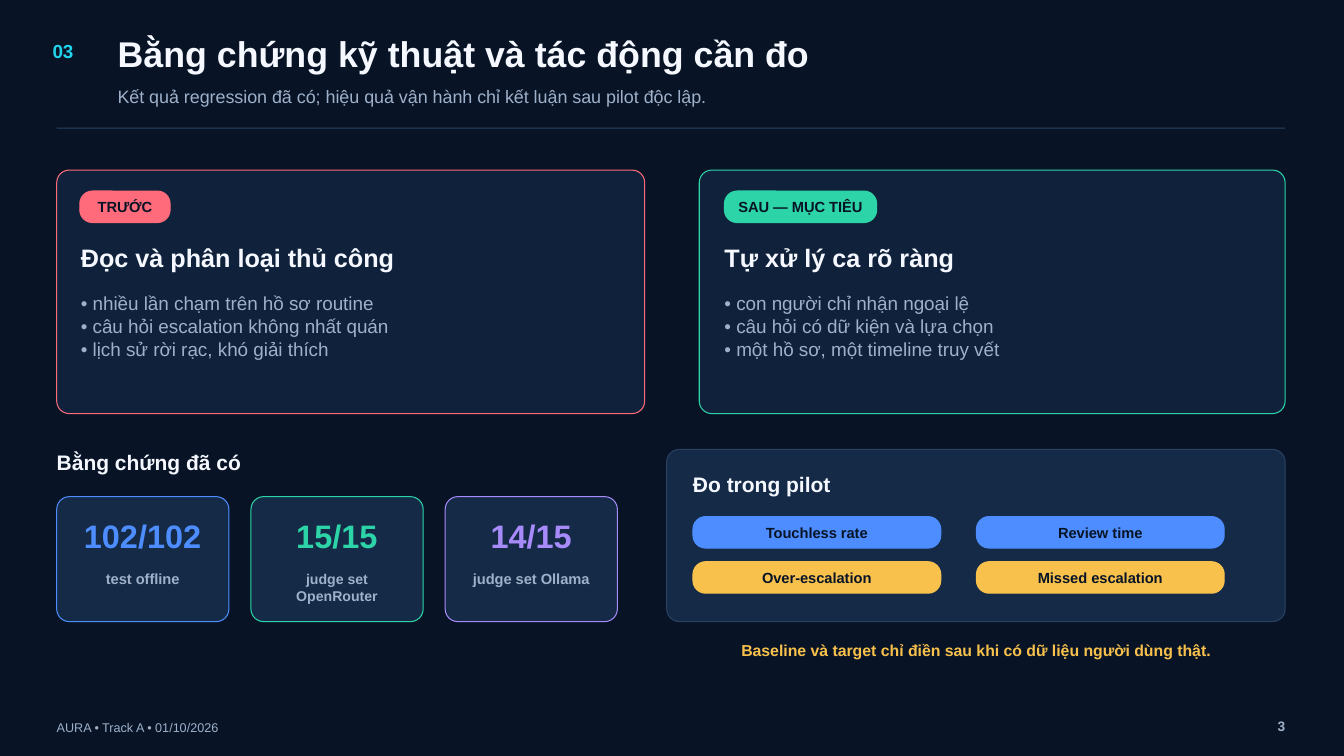
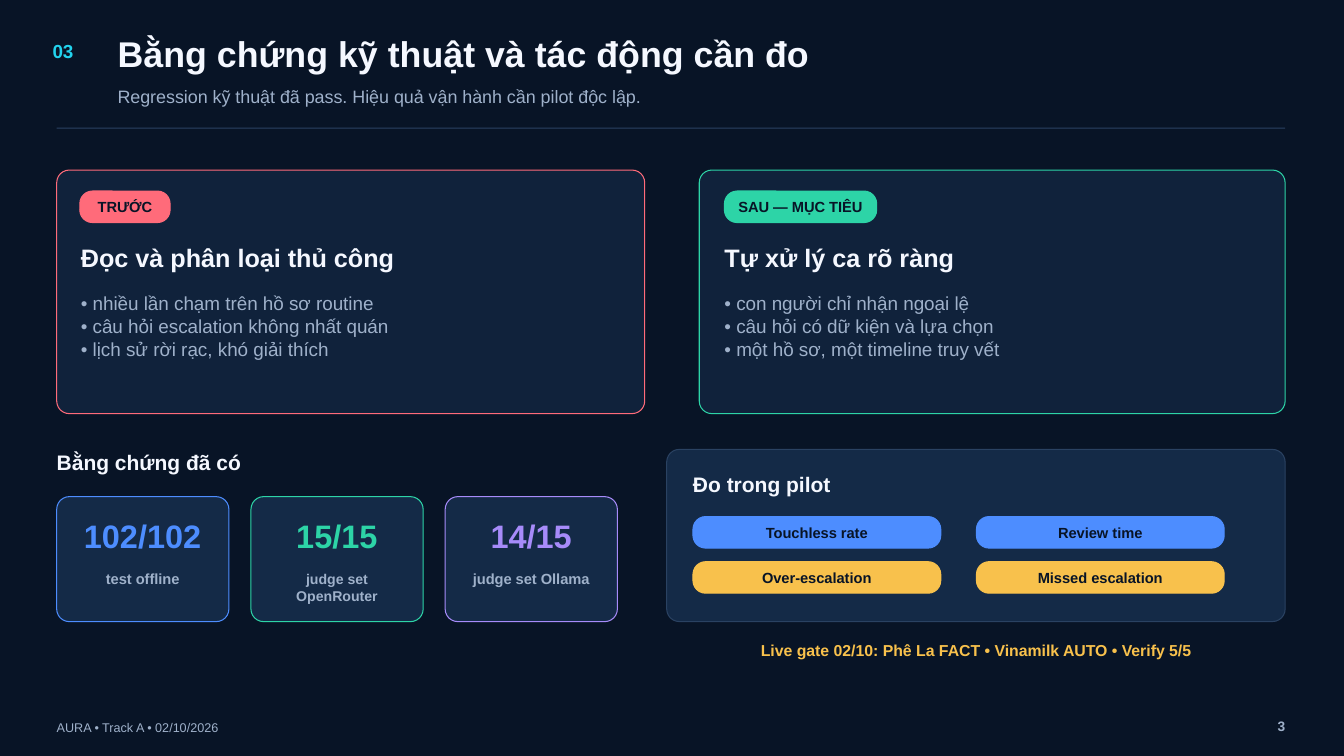
Before and after one commit to BondPhuPhamzZ/AURA, a slide deck: slide 3 of AURA/submission/AURA_5_SLIDES.pptx. Drawn at 1344x756 pixels with LibreOffice and Linux fonts; fonts in the diff are those of the drawing. Boxes give left, top, right and bottom in pixels: in the first picture for what was removed or moved away, otherwise in the second. Text is boxed around its words. In the diff, an @@ line names an element or a change of style, - is before the commit and + after.

Commit message:
docs: sync demo baseline and judge setup

```diff
--- a/AURA/submission/AURA_5_SLIDES.pptx
+++ b/AURA/submission/AURA_5_SLIDES.pptx
@@ text at (118,90,641,107): text changed @@
-Kết quả regression đã có; hiệu quả vận hành chỉ kết luận sau pilot độc lập.
+Regression kỹ thuật đã pass. Hiệu quả vận hành cần pilot độc lập.
@@ text at (761,644,1191,660): text changed @@
-Baseline và target chỉ điền sau khi có dữ liệu người dùng thật.
+Live gate 02/10: Phê La FACT • Vinamilk AUTO • Verify 5/5
@@ text at (57,723,218,732): text changed @@
-AURA • Track A • 01/10/2026
+AURA • Track A • 02/10/2026
```
Also in this commit, not shown: 4 other slides changed, 12 other files.
